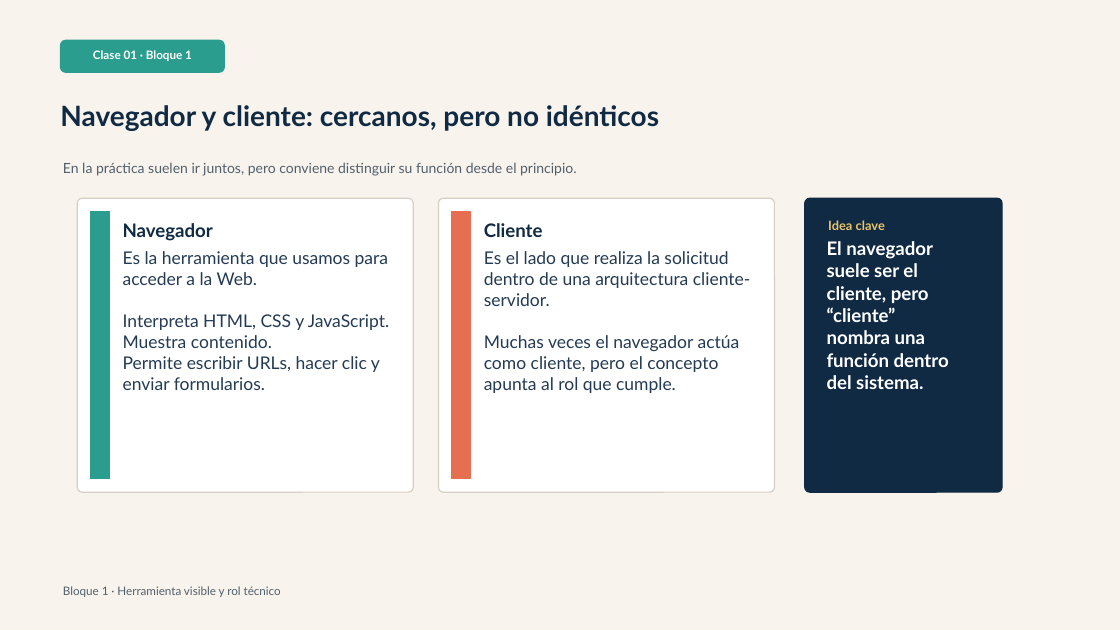
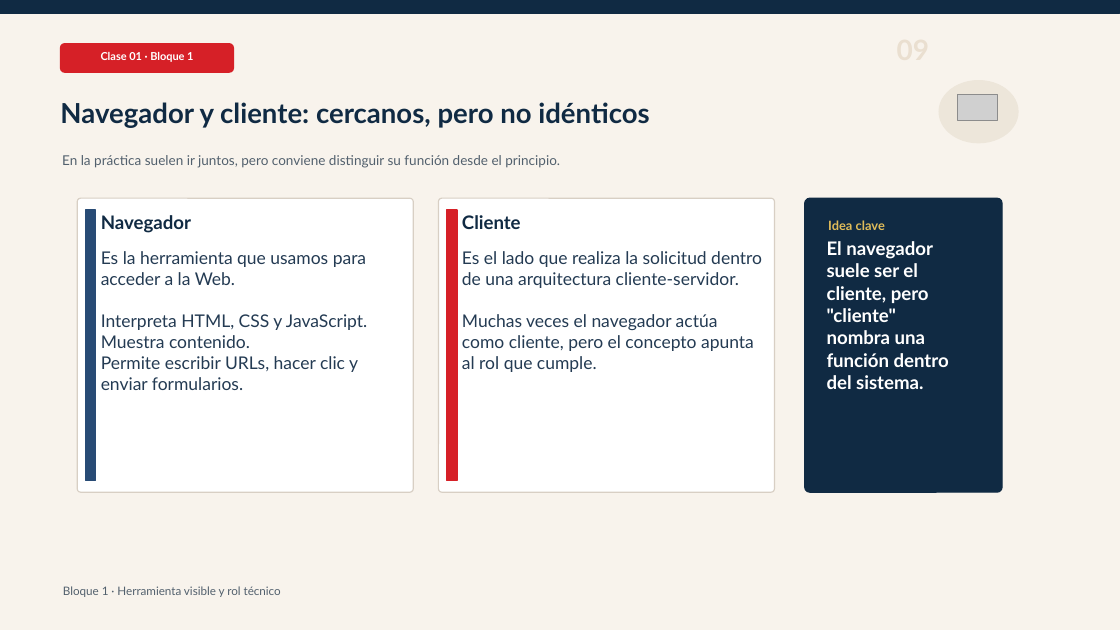
Before and after one commit to Dieg0Code/PRO301_Taller_de_Aplicaciones_para_Internet, a slide deck: slide 9 of clases/semana-01/01/ppt/Clase-01-Bloque-1-La-Web-No-Es-Magia.pptx. Drawn at 1120x630 pixels with LibreOffice and Linux fonts; fonts in the diff are those of the drawing; grey boxes stand for pictures. Boxes give left, top, right and bottom in pixels: in the first picture for what was removed or moved away, otherwise in the second. Text is boxed around its words. In the diff, an @@ line names an element or a change of style, - is before the commit and + after.

```diff
--- a/clases/semana-01/01/ppt/Clase-01-Bloque-1-La-Web-No-Es-Magia.pptx
+++ b/clases/semana-01/01/ppt/Clase-01-Bloque-1-La-Web-No-Es-Magia.pptx
@@ rectangle added at [0, 0, 1120, 13], fill #102A43, outline #102A43 1 pt @@
@@ rounded rectangle: place and size @@
-rounded rectangle at [60, 40, 224, 72]
+rounded rectangle at [60, 44, 234, 72]
@@ rounded rectangle at [60, 44, 234, 72]: fill #2A9D8F to #D62027; outline #2A9D8F 1 pt to #D62027 1 pt; proportions changed @@
@@ text "Clase 01 · Bloque 1" at [101, 52, 193, 62]: size 10 to 9.4 pt @@
@@ text "Navegador y cliente: cercanos, pero ..." at [60, 102, 649, 128]: size 24 to 23.6 pt @@
@@ ellipse added at [939, 81, 1018, 143], fill #EDE6DA, outline #EDE6DA 1 pt @@
@@ picture added at [958, 95, 998, 120] @@
@@ text "En la práctica suelen ir ..." at [62, 155, 560, 168]: size 12 to 11.6 pt @@
@@ rounded rectangle at [77, 198, 413, 492]: proportions changed @@
@@ rounded rectangle at [439, 198, 775, 492]: proportions changed @@
@@ rectangle: place and size @@
-rectangle at [91, 212, 109, 479]
+rectangle at [86, 210, 96, 481]
@@ rectangle at [86, 210, 96, 481]: fill #2A9D8F to #284B75; outline #2A9D8F 1 pt to #284B75 1 pt @@
@@ text "Navegador": place and size @@
-text "Navegador" at [123, 223, 213, 241]
+text "Navegador" at [101, 215, 191, 233]
@@ rectangle: place and size @@
-rectangle at [452, 212, 471, 479]
+rectangle at [447, 210, 457, 481]
@@ rectangle at [447, 210, 457, 481]: fill #E76F51 to #D62027; outline #E76F51 1 pt to #D62027 1 pt @@
@@ text "Cliente": place and size @@
-text "Cliente" at [484, 223, 543, 237]
+text "Cliente" at [462, 215, 521, 229]
@@ text "Idea clave" at [828, 220, 885, 230]: text colour #E9C46A to #E0BC5A @@
@@ text "Es la herramienta que usamos ...": place and size @@
-text "Es la herramienta que usamos ..." at [123, 251, 389, 390]
+text "Es la herramienta que usamos ..." at [101, 251, 367, 390]
@@ text "Es el lado que realiza ..." rewrapped from [484, 251, 750, 393] to [462, 251, 762, 372] @@
```
Also in this commit, not shown: 57 other slides changed, 3 slides added, 2 slides removed, 26 other files.
